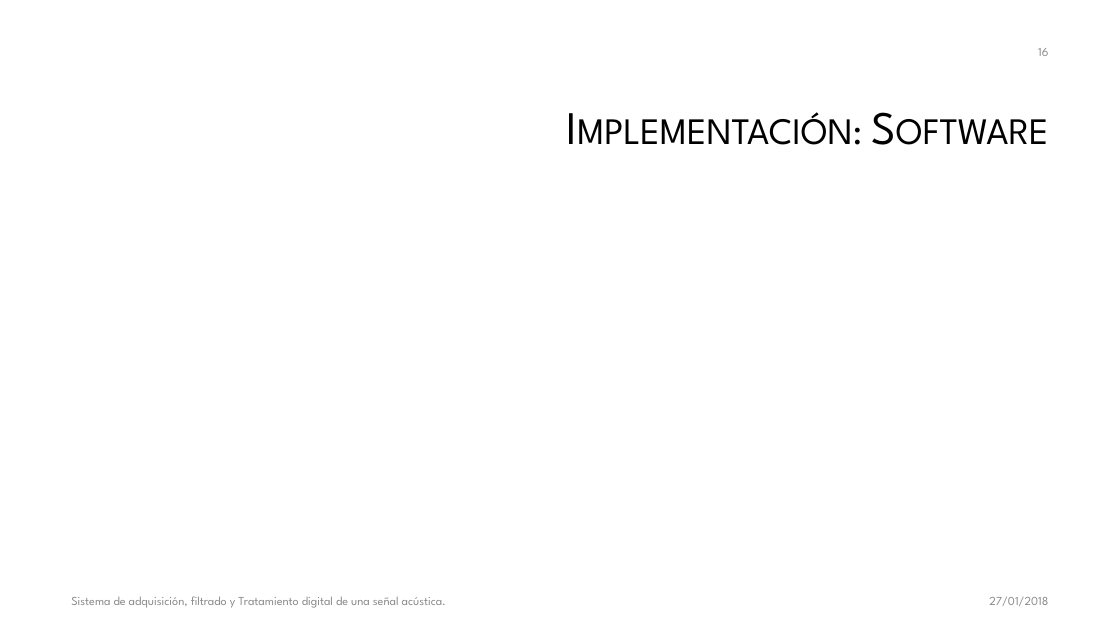
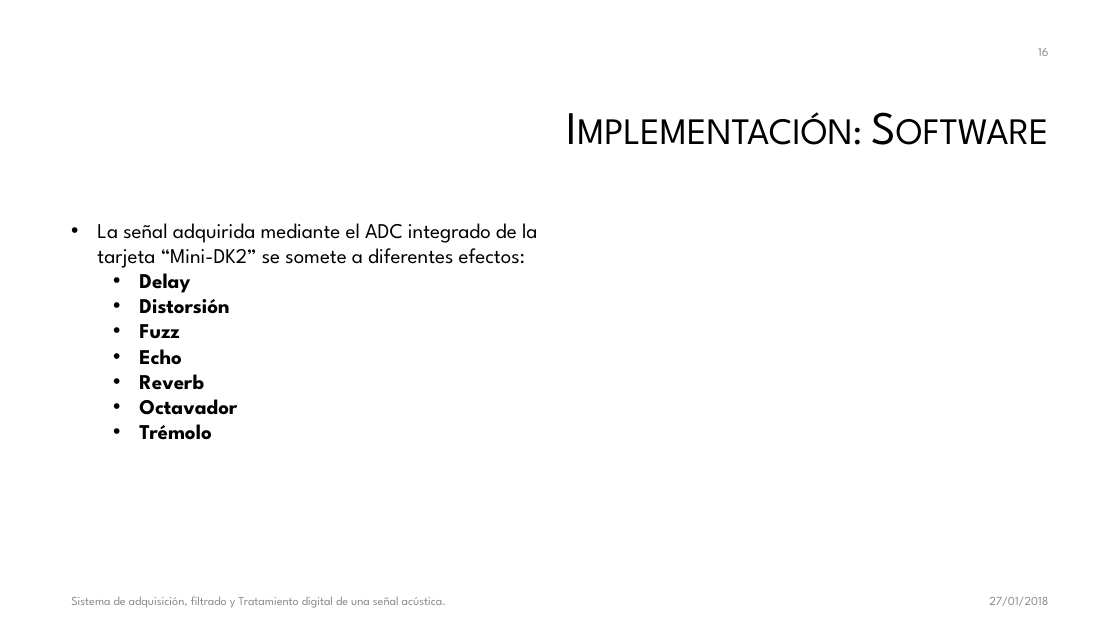
Before and after one commit to galledohm/Prueba1, a slide deck: slide 16 of Subsis/Presentación/Sistema de adquisición, filtrado y Tratamiento digital.pptx. Drawn at 1120x630 pixels with LibreOffice and Linux fonts; fonts in the diff are those of the drawing; background and template pictures are left out. Boxes give left, top, right and bottom in pixels: in the first picture for what was removed or moved away, otherwise in the second. Text is boxed around its words. In the diff, an @@ line names an element or a change of style, - is before the commit and + after.

Commit message:
Primera descripción de los efectos

```diff
--- a/Subsis/Presentación/Sistema de adquisición, filtrado y Tratamiento digital.pptx
+++ b/Subsis/Presentación/Sistema de adquisición, filtrado y Tratamiento digital.pptx
@@ text added at (97, 223, 537, 440), 18 pt, text #000000 @@
+• La señal adquirida mediante el ADC integrado de la tarjeta “Mini-DK2” se somete a diferentes efectos:
+  • Delay
+  • Distorsión
+  • Fuzz
+  • Echo
+  • Reverb
+  • Octavador
+  • Trémolo
```
Also in this commit, not shown: 3 other slides changed, 7 slides added.
